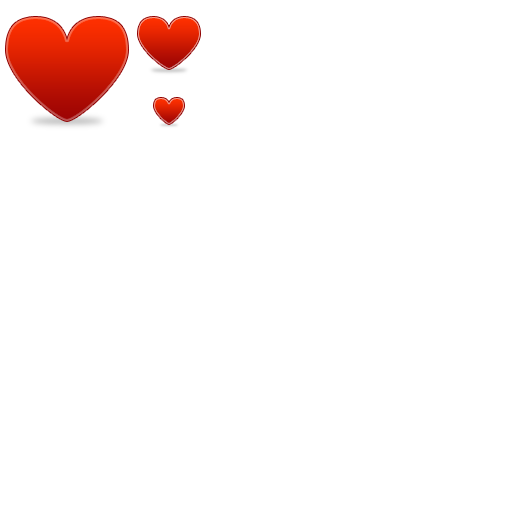
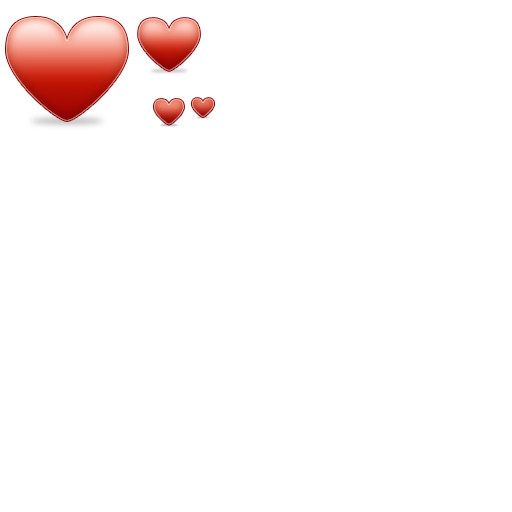
The second 512 × 512 image is a revision of the first. Changes to its layers:
added group "heart 64" with 3 layers above "hear 32 copy" over [138, 18, 200, 74]
"Shape 1 copy 2" (1st of 4, in "heart 64"): blend normal → screen, moved it into group "heart 64", painted on it, masked it over [138, 18, 200, 124]
removed layer "Shape 2 copy" (was 30%) over [160, 121, 178, 128]
removed layer "Shape 1 copy" over [138, 17, 200, 69]
removed layer "Shape 2 copy 2" (was 30%) over [150, 64, 188, 74]
added layer "Shape 1" (1st of 4, in "heart 64") in group "heart 64" over [138, 18, 200, 71]
added layer "Shape 2" (1st of 4, in "heart 64") (30%) in group "heart 64" over [150, 64, 188, 74]
added group "hear 32 copy" with 3 layers above "hear 32" over [191, 98, 215, 119]
added layer "Shape 1 copy 2" (2nd of 4, in "hear 32 copy") (screen) in group "hear 32 copy" over [191, 98, 215, 117]
added layer "Shape 1" (2nd of 4, in "hear 32 copy") in group "hear 32 copy" over [191, 98, 215, 117]
added layer "Shape 2" (2nd of 4, in "hear 32 copy") (30%) in group "hear 32 copy" over [196, 115, 211, 119]
added group "hear 32" with 3 layers above "heart" over [154, 99, 184, 128]
added layer "Shape 1 copy 2" (3rd of 4, in "hear 32") (screen) in group "hear 32" over [154, 99, 184, 125]
added layer "Shape 1" (3rd of 4, in "hear 32") in group "hear 32" over [154, 99, 184, 125]
added layer "Shape 2" (3rd of 4, in "hear 32") (30%) in group "hear 32" over [160, 122, 178, 128]
added group "heart" with 3 layers above "Layer 0" over [6, 17, 128, 121]
added layer "Shape 1 copy 2" (4th of 4, in "heart") (screen) in group "heart" over [6, 17, 128, 121]
moved "Shape 1" (4th of 4, in "heart") into group "heart" over [6, 17, 128, 121]
moved "Shape 2" (4th of 4, in "heart") into group "heart" over [48, 110, 86, 121]
